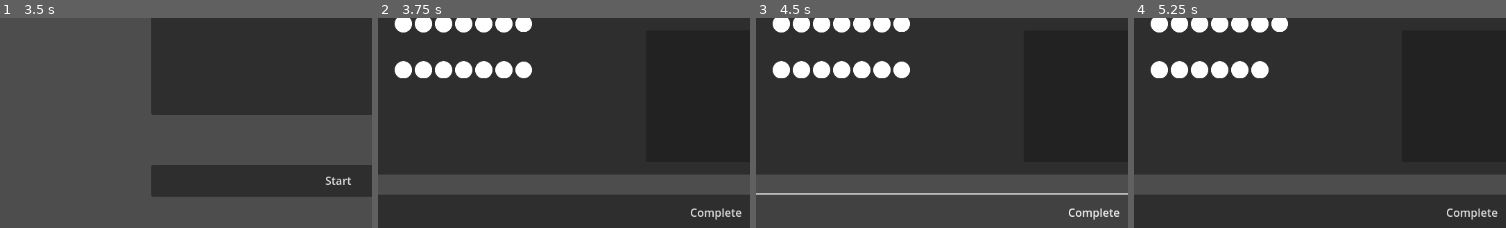
Above: before the commit, frames 1-4 (left to right).
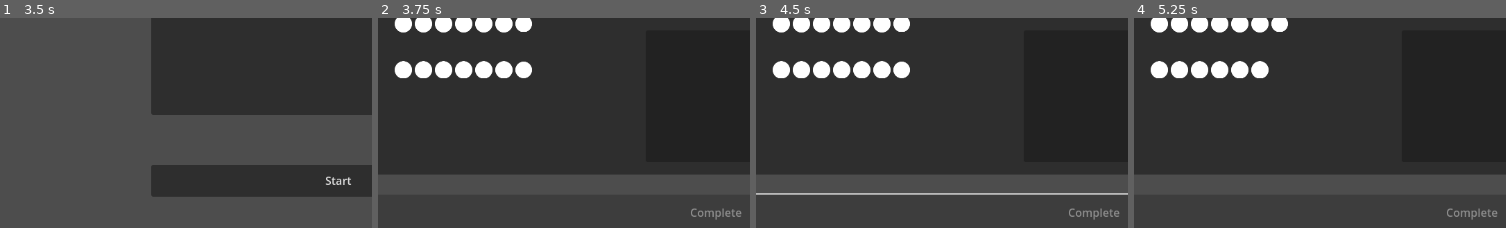
Above: after the commit, the same moments.

Repository: trflorian/mega-dice
Game: Godot game, scene res://DiceOverview/dice_overview.tscn
The game is run twice, just before and just after one commit, with the same random seed, the same clock (stepped at 60 frames per second) and the same inputs.
Inputs (mouse positions are % of the whole screen's width and height, from its top left):
- Up to frame 1 (3.5 s): click (48, 11) at 0.52 s; type "12" at 0.6 s; click "Start" at 1.25 s; click "Start" at 2 s; click "Add" at 2.75 s
- Up to frame 2 (3.75 s): click "Edit" at 3.5 s
- Up to frame 3 (4.5 s): click (50, 94) at 4.25 s, where only the run before the commit has a clickable "Complete"
- Up to frame 4 (5.25 s): click (49, 32) at 5 s
The pictures show only the part of the screen within x 5-54%, y 48-98%; the shares and areas given below are measured in that part.

Frame 1 is identical in both runs. In frame 2, 0.2% of the frame differs, in the area x 84-98%, y 90-97%; in frame 3, 0.3%; in frame 4, 0.2%.

Commit message:
dice editing persisting

Diff:
--- a/DiceCreation/dice_creation.gd
+++ b/DiceCreation/dice_creation.gd
@@ -2,7 +2,7 @@
 
 class_name DiceCreation
 
-@export var dice_overview: PackedScene
+#@export var dice_overview: PackedScene
 @export var label_dice_name: Label
 @export var button_finish: Button
 @export var remaining_dot_grid: DotGrids
@@ -13,8 +13,10 @@
 	label_dice_name.text = Dice.editing_dice.dice_name
 	button_finish.button_down.connect(_on_finish_dice)
 
-func _on_finish_dice() -> void:
-	get_tree().change_scene_to_packed(dice_overview)
-
 func _process(delta: float) -> void:
 	remaining_dot_grid.dot_count = remaining_dots
+	button_finish.disabled = remaining_dots > 0
+
+func _on_finish_dice() -> void:
+	#get_tree().change_scene_to_packed(dice_overview)
+	get_tree().change_scene_to_file("res://DiceOverview/dice_overview.tscn")
--- a/DiceCreation/dice_creation.tscn
+++ b/DiceCreation/dice_creation.tscn
@@ -1,9 +1,8 @@
-[gd_scene load_steps=7 format=3 uid="uid://cudpaibhdkxwd"]
+[gd_scene load_steps=6 format=3 uid="uid://cudpaibhdkxwd"]
 
 [ext_resource type="Script" path="res://DiceCreation/dice_creation.gd" id="1_4y7cv"]
 [ext_resource type="Texture2D" uid="uid://dhn4c6kx77ylo" path="res://circle.png" id="1_8cgbl"]
 [ext_resource type="PackedScene" uid="uid://3rpgn5e3c8k7" path="res://DiceCreation/button_dice.tscn" id="1_o1okr"]
-[ext_resource type="PackedScene" uid="uid://ddtq2yqdmpj78" path="res://DiceOverview/dice_overview.tscn" id="2_kwfm5"]
 [ext_resource type="Script" path="res://DiceCreation/dot_grids.gd" id="2_lncbj"]
 
 [sub_resource type="LabelSettings" id="LabelSettings_b356o"]
@@ -17,7 +16,6 @@
 grow_horizontal = 2
 grow_vertical = 2
 script = ExtResource("1_4y7cv")
-dice_overview = ExtResource("2_kwfm5")
 label_dice_name = NodePath("LabelDiceName")
 button_finish = NodePath("ButtonFinish")
 remaining_dot_grid = NodePath("Panel/RemainingDots")
--- a/DiceOverview/dice_container.gd
+++ b/DiceOverview/dice_container.gd
@@ -2,7 +2,7 @@
 
 class_name DiceContainer
 
-@export var scene_edit_dice: PackedScene
+#@export var scene_edit_dice: PackedScene
 @export var dice_prefab: PackedScene
 
 @onready var dice_container_parent: Control = %Dices
@@ -24,7 +24,8 @@
 
 func edit_dice(dice_config: DiceConfig):
 	Dice.editing_dice = dice_config
-	get_tree().change_scene_to_packed(scene_edit_dice)
+	get_tree().change_scene_to_file("res://DiceCreation/dice_creation.tscn")
+	#get_tree().change_scene_to_packed(scene_edit_dice)
 
 func _update_dices():
 	for child in dice_container_parent.get_children():
